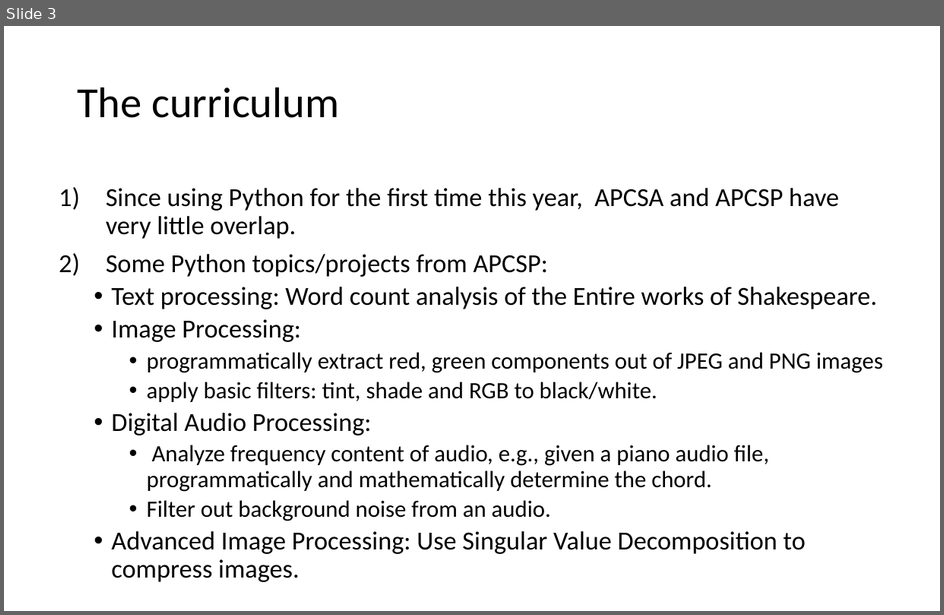
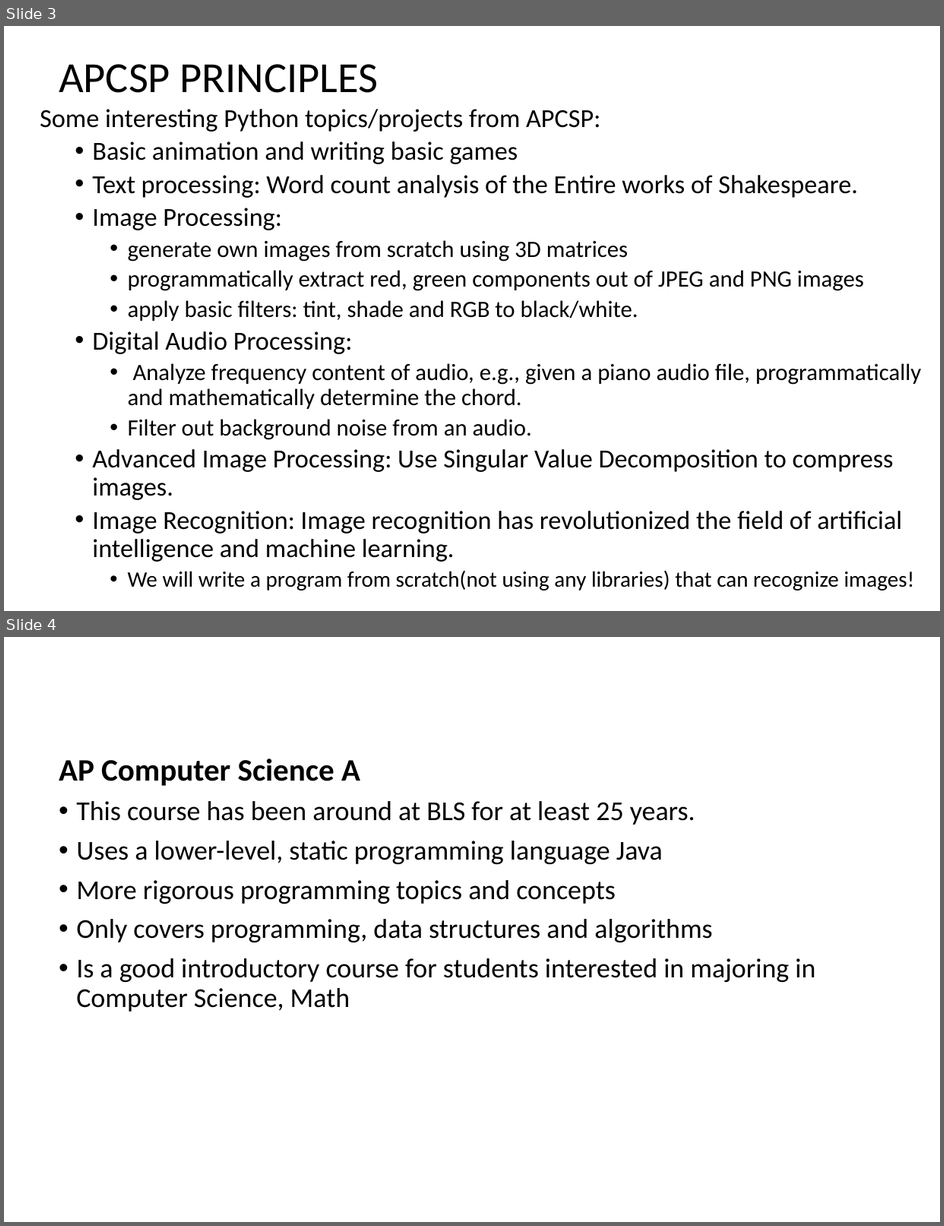
Before and after one commit to LongBaoNguyen/longbaonguyen.github.io, a slide deck: courses/apcsp/apcspwhy.pptx. Shown one above the other, each under a label of ours: slide 3 before the commit, slides 3 and 4 after it. The pictures are 944x615 and 944x1226 pixels, drawn with LibreOffice and Linux fonts; fonts in the diff are those of the drawing; background and template pictures are left out. Boxes give left, top, right and bottom in pixels: in the first picture for what was removed or moved away, otherwise in the second. Text is boxed around its words. In the diff, an @@ line names an element or a change of style, - is before the commit and + after.

```diff
--- a/courses/apcsp/apcspwhy.pptx
+++ b/courses/apcsp/apcspwhy.pptx
@@ slide 4 added at (x1=4, y1=637, x2=940, y2=1222), background picture (left out) @@
@@ text added at (x1=59, y1=759, x2=816, y2=1012), 21 pt, text #000000 @@
+AP Computer Science A
+• This course has been around at BLS for at least 25 years.
+• Uses a lower-level, static programming language Java
+• More rigorous programming topics and concepts
+• Only covers programming, data structures and algorithms
+• Is a good introductory course for students interested in majoring in Computer Science, Math
@@ slide 3 changed as well @@
@@ title at (x1=59, y1=64, x2=378, y2=93): text changed @@
-The curriculum
+APCSP PRINCIPLES
@@ text "Some interesting Python topics/projects from ..." moved from (x1=106, y1=188, x2=883, y2=582) to (x1=40, y1=109, x2=921, y2=591) @@
@@ text at (x1=40, y1=109, x2=601, y2=164): text changed @@
-1) Since using Python for the first time this year, APCSA and APCSP have very little overlap.
-2) Some Python topics/projects from APCSP:
+Some interesting Python topics/projects from APCSP:
+  • Basic animation and writing basic games
@@ text at (x1=128, y1=240, x2=628, y2=262): paragraph added @@
+    • generate own images from scratch using 3D matrices
@@ text at (x1=92, y1=511, x2=915, y2=591): paragraphs added @@
+  • Image Recognition: Image recognition has revolutionized the field of artificial intelligence and machine learning.
+    • We will write a program from scratch(not using any libraries) that can recognize images!
```
Also in this commit, not shown: 2 other slides changed, 1 other slide added, 2 slides removed, 5 other files.
